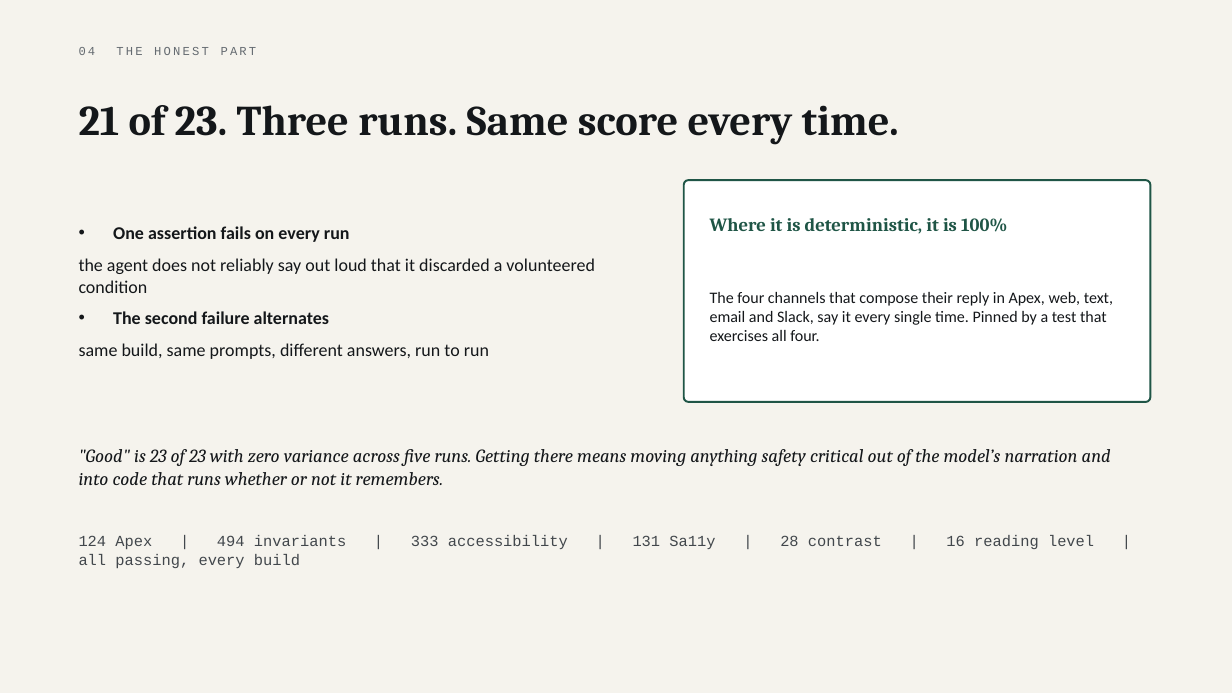
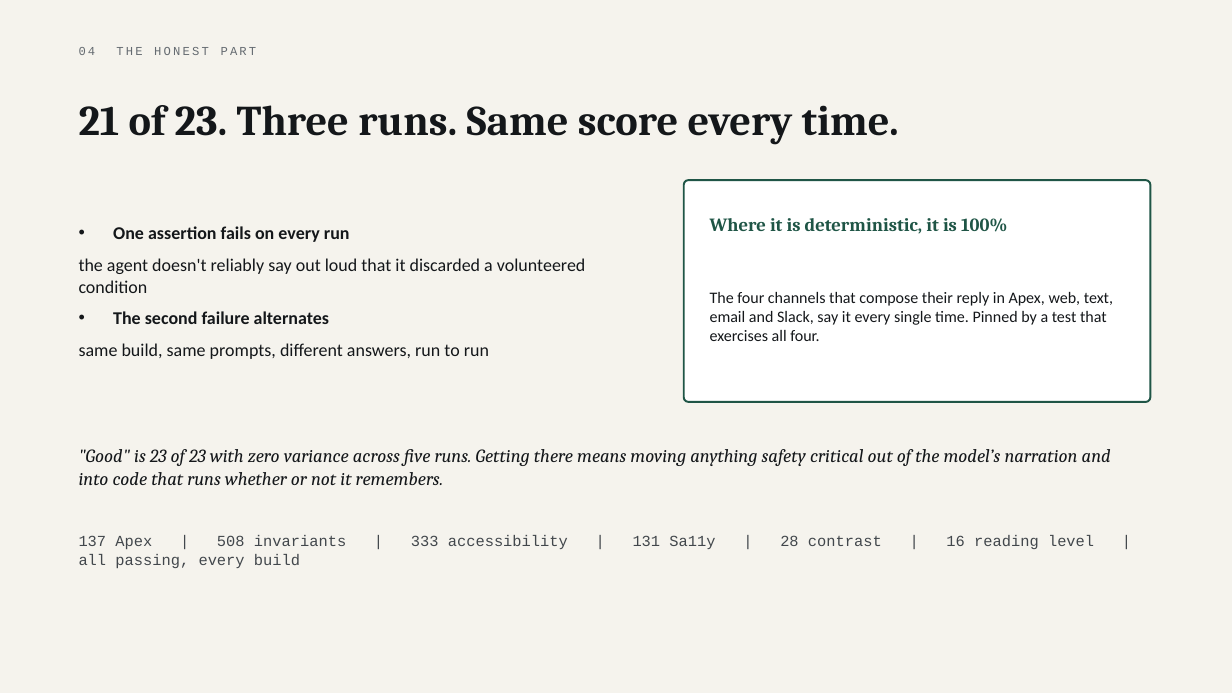
Before and after one commit to parthsevak2/curb-cut, a slide deck: slide 25 of submission/Curb-Cut.pptx. Drawn at 1232x693 pixels with LibreOffice and Linux fonts; fonts in the diff are those of the drawing. Boxes give left, top, right and bottom in pixels: in the first picture for what was removed or moved away, otherwise in the second. Text is boxed around its words. In the diff, an @@ line names an element or a change of style, - is before the commit and + after.

```diff
--- a/submission/Curb-Cut.pptx
+++ b/submission/Curb-Cut.pptx
@@ text at [79,258,585,293]: text changed @@
-the agent does not reliably say out loud that it discarded a volunteered condition
+the agent doesn't reliably say out loud that it discarded a volunteered condition
@@ text at [79,535,1094,549]: text changed @@
-124 Apex | 494 invariants | 333 accessibility | 131 Sa11y | 28 contrast | 16 reading level | all passing, every build
+137 Apex | 508 invariants | 333 accessibility | 131 Sa11y | 28 contrast | 16 reading level | all passing, every build
```
Also in this commit, not shown: 20 other slides changed, 2 other files.
